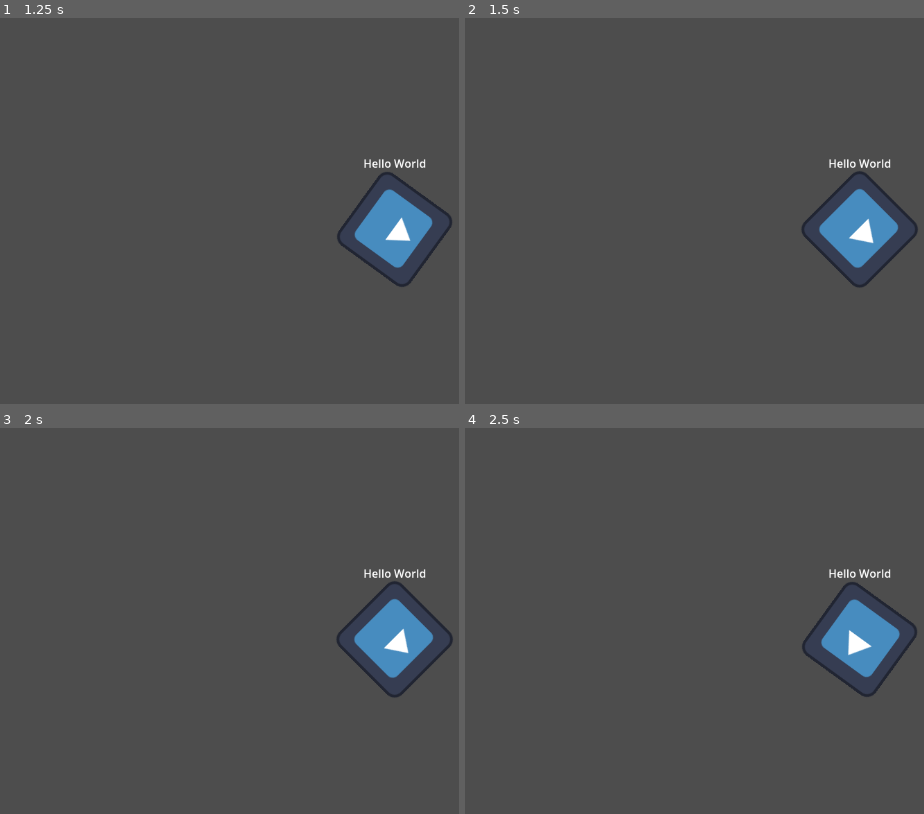
Above: before the commit, frames 1-4 (two rows, left to right).
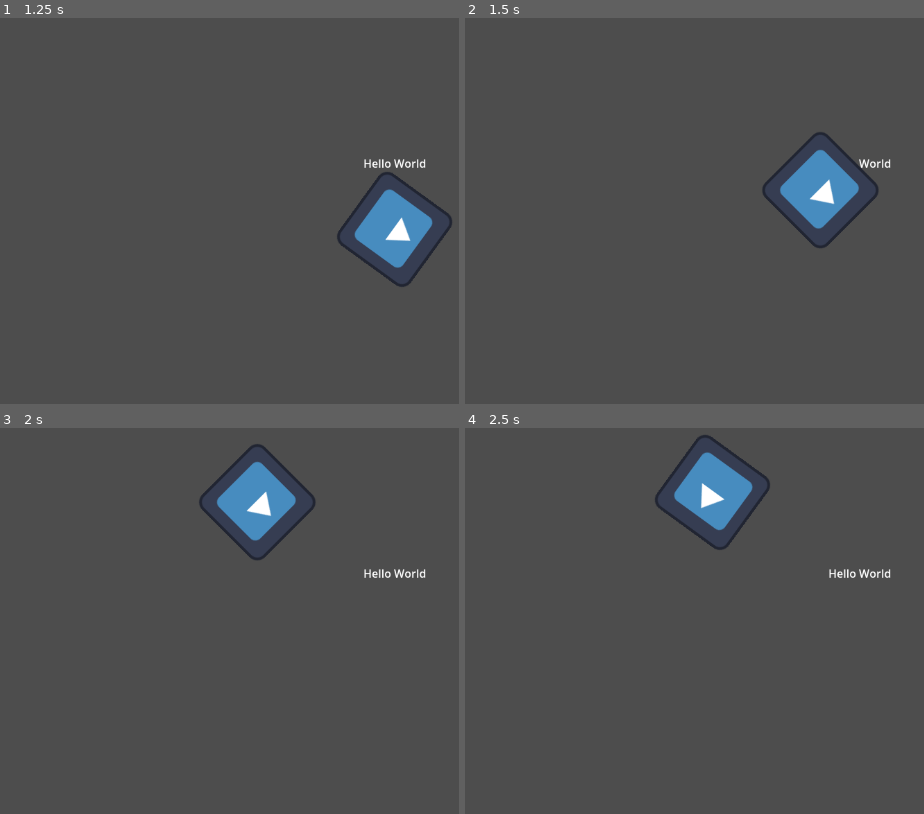
Above: after the commit, the same moments.

Repository: Final-Parsec/office-sim
Game: Godot game, scene res://label.tscn
Same seed, same stepped clock (60 frames per second), same inputs: the game is played once before the commit and once after it. The engine's default icon, where the game draws it, is replaced by a stand-in: a white triangle on a blue panel in a dark square.
Inputs:
- Up to frame 1 (1.25 s): tap Enter at 0.5 s; hold Right (ui_right) from 0.53 s (still down)
- Up to frame 2 (1.5 s): release Right (ui_right) at 1.28 s; hold Down (ui_down) from 1.28 s (still down)
- Up to frame 3 (2 s): keep holding Down (ui_down)
- Up to frame 4 (2.5 s): release Down (ui_down) at 2.03 s; hold Right (ui_right) from 2.03 s (still down)

Frame 1 is identical in both runs. In frame 2, 4.7% of the frame differs, in the area x 64-99%, y 29-70%; in frame 3, 5.2%; in frame 4, 5.3%, in the area x 41-99%, y 1-70%.

Commit message:
make it go backwards too

Diff:
--- a/game/sprite_2d.gd
+++ b/game/sprite_2d.gd
@@ -15,4 +15,7 @@
 	var velocity = Vector2.ZERO
 	if Input.is_action_pressed("ui_up"):
 		velocity = Vector2.UP.rotated(rotation) * speed
+	if Input.is_action_pressed("ui_down"):
+		velocity = Vector2.DOWN.rotated(rotation) * speed
+
 	position += velocity * delta
